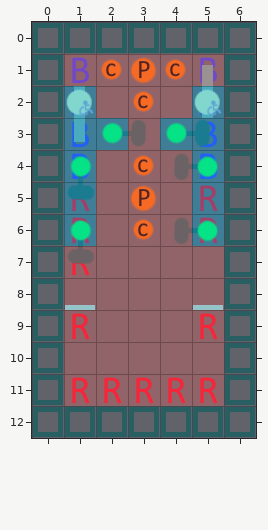
Two states of a Tiled map, plans/level-design/level_ideas/2-10.tmx. That is the earlier state.
Cells are 32x32 px. Shown: x 0..6, y 0..12.
And afterwards:
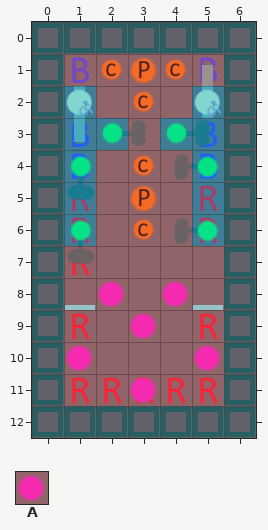
Key: from "rough sprites for level design": A 6.
_ is an empty cell.
See-through tiles are keyed as they look on the map.
Difference:
Layer "Unmoveable/people":
y 8: x 2 _ -> A; x 4 _ -> A
y 9: x 3 _ -> A
y 10: x 1 _ -> A; x 5 _ -> A
y 11: x 3 _ -> A
Changed places in both pictures, as pixel boxes (x1, y1, x2, y2):
added: (97, 280, 189, 340)
added: (65, 344, 93, 372)
added: (193, 344, 221, 372)
added: (129, 376, 157, 404)
